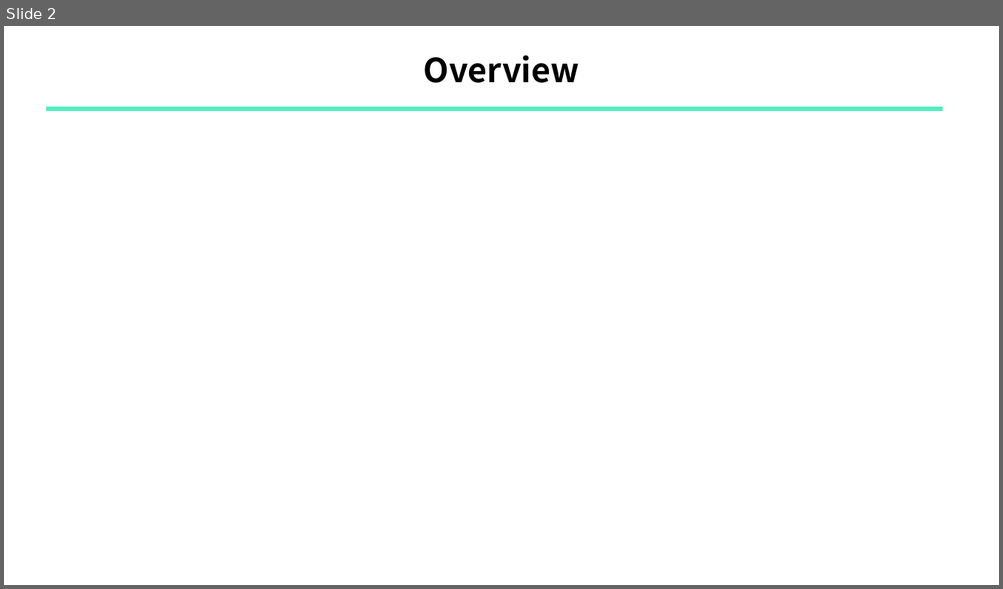
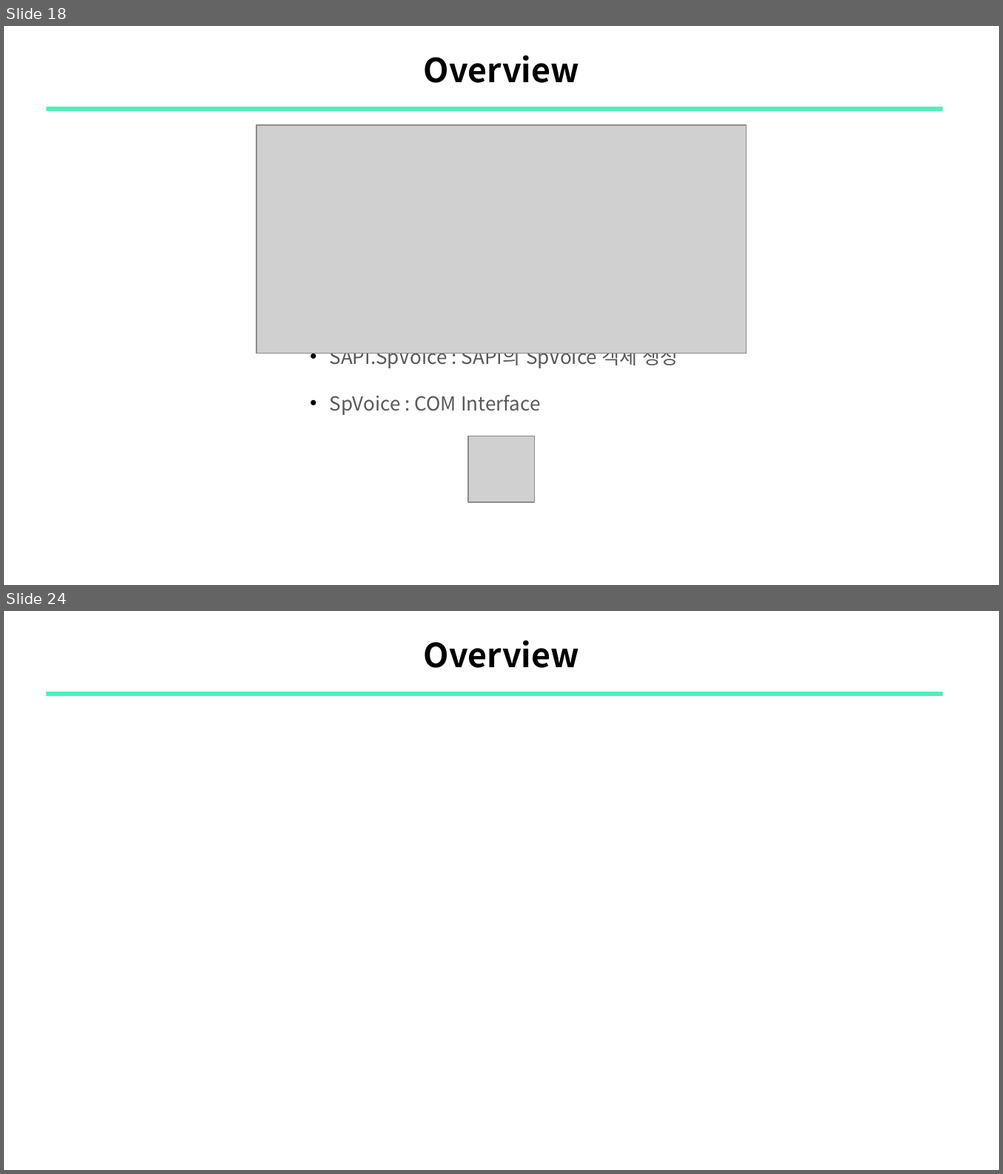
Before and after one commit to sewonpark-sec/SSL-Seminar, a slide deck: 15_Chrome_PW_Decryption.pptx. Shown one above the other, each under a label of ours: slide 2 before the commit, slides 18 and 24 after it; the slides between them are not shown. The pictures are 1003x589 and 1003x1174 pixels, drawn with LibreOffice and Linux fonts; fonts in the diff are those of the drawing; grey boxes stand for pictures. Boxes give left, top, right and bottom in pixels: in the first picture for what was removed or moved away, otherwise in the second. Text is boxed around its words. In the diff, an @@ line names an element or a change of style, - is before the commit and + after.

```diff
--- a/15_Chrome_PW_Decryption.pptx
+++ b/15_Chrome_PW_Decryption.pptx
@@ slide 18 added at [4, 26, 999, 585], background #FFFFFF @@
@@ title added at [424, 55, 579, 83], 24 pt, text #000000, bold @@
+Overview
@@ line added from (45, 109) to (943, 109), #51EEBC 3 pt @@
@@ picture added at [256, 125, 746, 355] @@
@@ text added at [329, 353, 678, 415], 14 pt, text #595959 @@
+    • SAPI.SpVoice : SAPI의 SpVoice 객체 생성
+    • SpVoice : COM Interface
@@ picture added at [469, 437, 535, 503] @@
@@ what was slide 2 is now slide 24 @@
```
Also in this commit, not shown: 3 slides changed, 19 other slides added, 9 slides removed.
